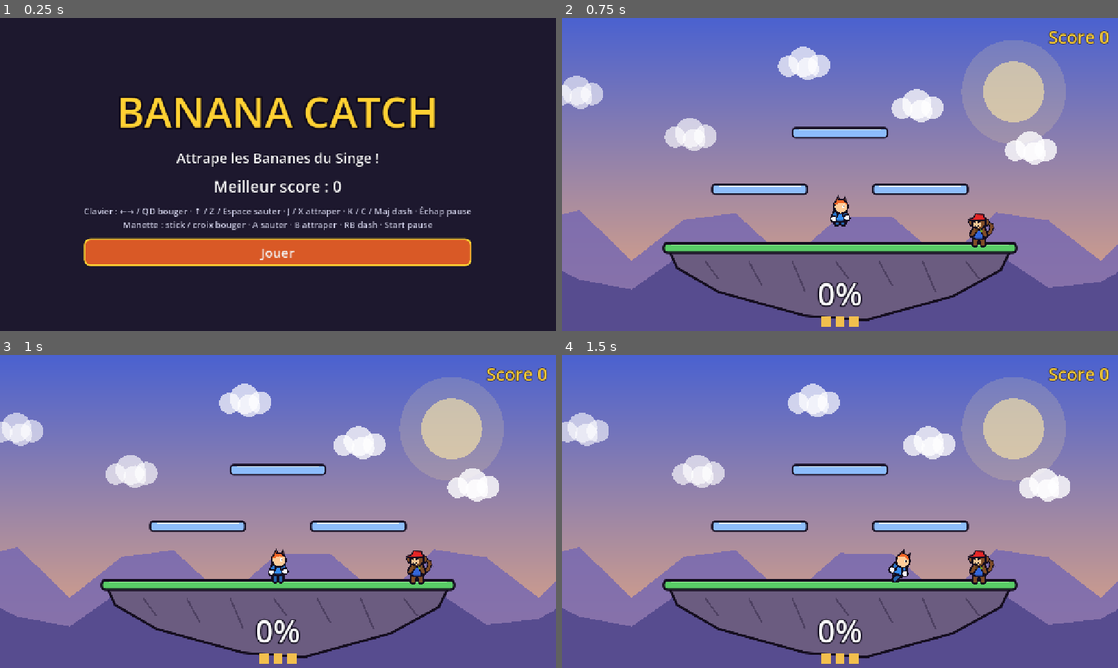
Above: before the commit, frames 1-4 (two rows, left to right).
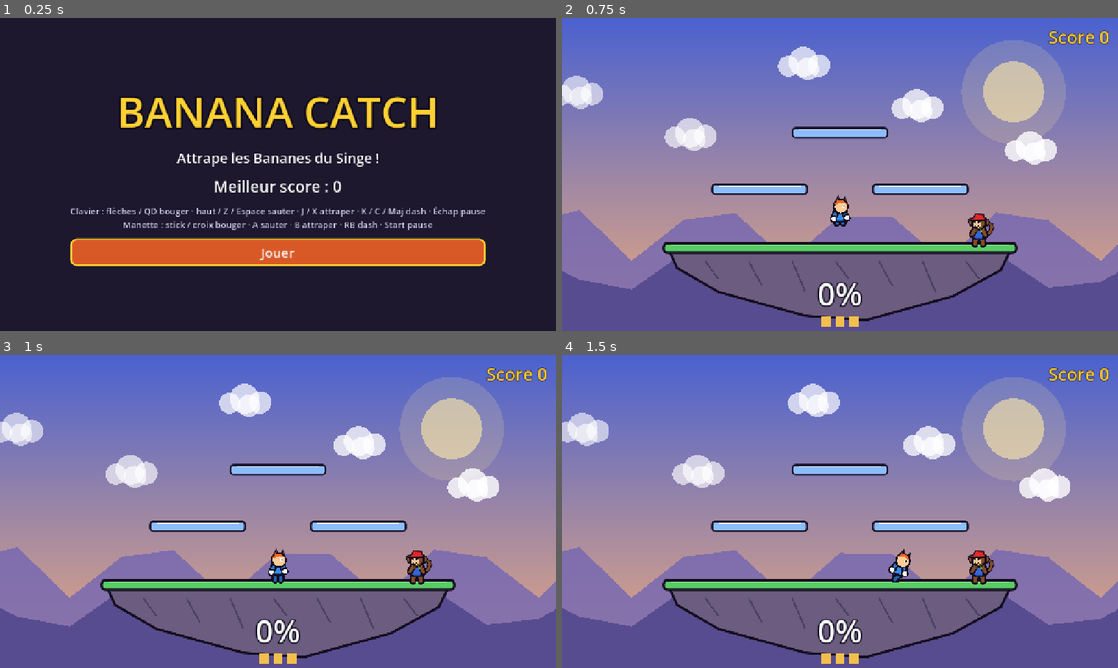
Above: after the commit, the same moments.

Repository: Serial-Developer/banana-catch
Game: Godot game, scene res://scenes/jeu.tscn
Two runs of this game, one before a commit and one after it. Both use one fixed random seed, a clock stepped at 60 frames per second and the inputs below.
Inputs (mouse positions are in pixels of both pictures, inside the frame that each line leads up to):
- Up to frame 1 (0.25 s): no input
- Up to frame 2 (0.75 s): click "Jouer" at 0.5 s
- Up to frame 3 (1 s): no input
- Up to frame 4 (1.5 s): tap Enter at 1.25 s; move the mouse to (962, 495) at 1.27 s; hold Right (move_right) from 1.28 s (still down); tap K (dash) at 1.35 s; click (962, 495) at 1.42 s

The runs differ from the first frame. In frame 1, 2.7% of the frame differs, in the area x 12-88%, y 25-80%; in frame 2, nothing differs; in frame 3, nothing differs; in frame 4, nothing differs.

Commit message:
Partage : export web, README, recherche de Godot plus souple ; sons coupés sans affichage
Co-Authored-By: Claude Opus 5.5 <noreply@anthropic.com>

Diff:
--- a/src/audio/sons.gd
+++ b/src/audio/sons.gd
@@ -31,7 +31,10 @@
 
 
 ## Joue un son de la banque sur une voix libre (sinon la plus ancienne est réutilisée).
+## Sans affichage (tests), aucun son n'est joué : le pilote audio factice ne libère jamais les lectures.
 func jouer(nom: String, gain_db: float = 0.0, hauteur: float = 1.0) -> void:
+	if DisplayServer.get_name() == "headless":
+		return
 	var lecteur: AudioStreamPlayer = _voix[0]
 	for v: AudioStreamPlayer in _voix:
 		if not v.playing:
--- a/src/ecrans/jeu.gd
+++ b/src/ecrans/jeu.gd
@@ -31,7 +31,7 @@
 	colonne.add_child(Ui.etiquette("Attrape les Bananes du Singe !", 32))
 	colonne.add_child(Ui.etiquette("Meilleur score : %d" % _meilleur_score, 36))
 	colonne.add_child(Ui.etiquette(
-		"Clavier : ←→ / QD bouger · ↑ / Z / Espace sauter · J / X attraper · K / C / Maj dash · Échap pause\n"
+		"Clavier : flèches / QD bouger · haut / Z / Espace sauter · J / X attraper · K / C / Maj dash · Échap pause\n"
 		+ "Manette : stick / croix bouger · A sauter · B attraper · RB dash · Start pause", 20, Color(0.85, 0.85, 0.95)))
 	var jouer: Button = Ui.bouton("Jouer", _lancer_partie)
 	colonne.add_child(jouer)
--- a/tests/run_tests.gd
+++ b/tests/run_tests.gd
@@ -48,5 +48,6 @@
 				print("  FAIL %s::%s | %s" % [nom_fichier, nom, str(resultat)])
 			suite.queue_free()
 			await process_frame
+	OS.remove_logger(erreurs)
 	print("RESULT: %d passed, %d failed" % [reussis, echoues])
 	quit(1 if echoues > 0 or reussis == 0 else 0)
Not shown, added: export_presets.cfg
Not shown, changed: .gitignore
Not shown, changed: .scratch/banana-catch/issues/08-effets-sonores.md
Not shown, added: README.md
Not shown, changed: tools/godot.sh
